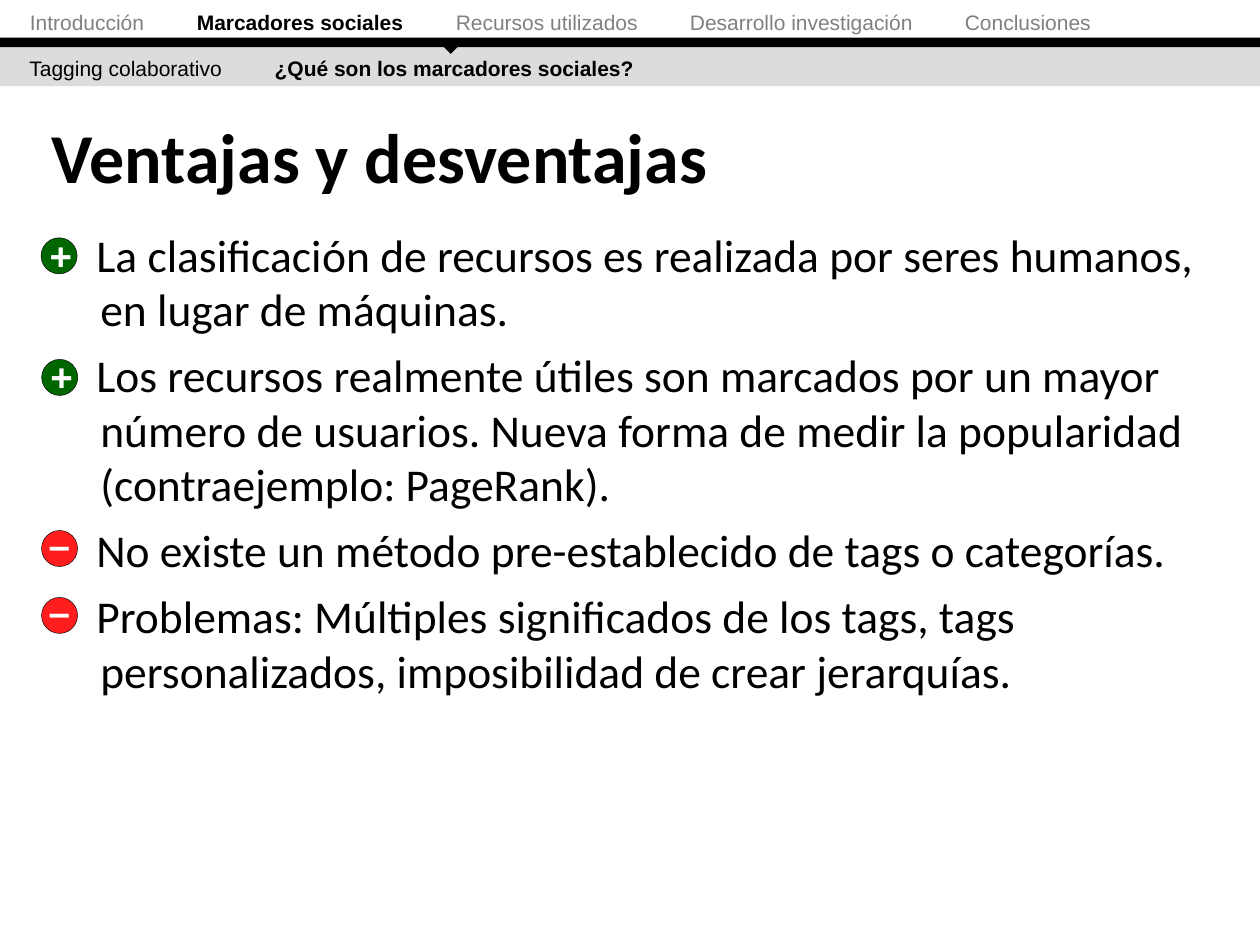
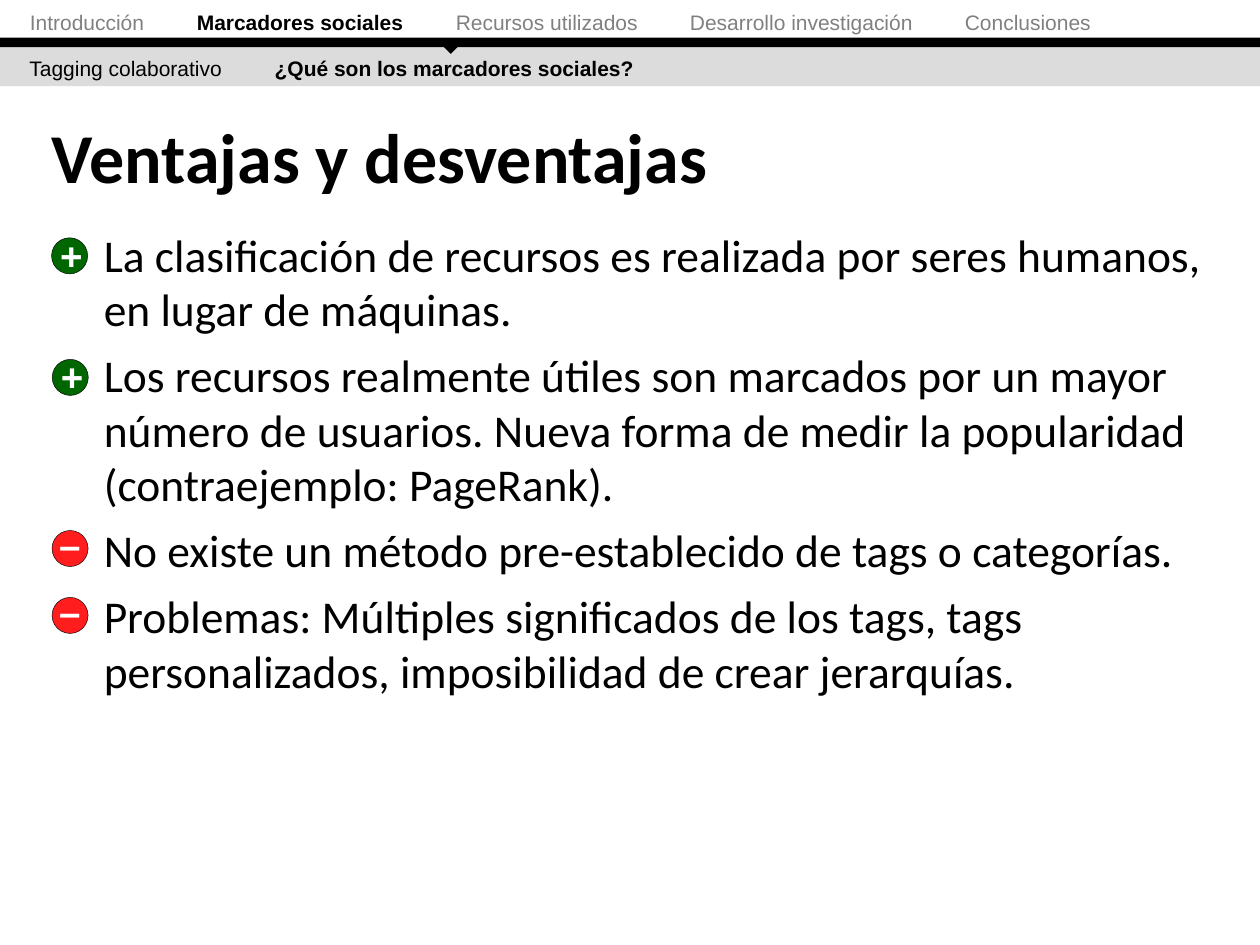
Before and after one commit to ak907kenai/nicotournetesis, a slide deck: slide 16 of docs_trunk/Nicolás Tourné - Presentación Tesis (v2).ppt. Drawn at 1260x945 pixels with LibreOffice and Linux fonts; fonts in the diff are those of the drawing. Boxes give left, top, right and bottom in pixels: in the first picture for what was removed or moved away, otherwise in the second. Text is boxed around its words. In the diff, an @@ line names an element or a change of style, - is before the commit and + after.

```diff
--- a/docs_trunk/Nicolás Tourné - Presentación Tesis (v2).ppt
+++ b/docs_trunk/Nicolás Tourné - Presentación Tesis (v2).ppt
@@ text at bbox=[104, 240, 1200, 696]: text changed @@
-+ La clasificación de recursos es realizada por seres humanos, en lugar de máquinas.
-+ Los recursos realmente útiles son marcados por un mayor número de usuarios. Nueva forma de medir la popularidad (contraejemplo: PageRank).
-– No existe un método pre-establecido de tags o categorías.
-– Problemas: Múltiples significados de los tags, tags personalizados, imposibilidad de crear jerarquías.
+La clasificación de recursos es realizada por seres humanos, en lugar de máquinas.
+Los recursos realmente útiles son marcados por un mayor número de usuarios. Nueva forma de medir la popularidad (contraejemplo: PageRank).
+No existe un método pre-establecido de tags o categorías.
+Problemas: Múltiples significados de los tags, tags personalizados, imposibilidad de crear jerarquías.
@@ 4 ellipses, 4 texts: place and size @@
-4 ellipses, 4 texts at bbox=[26, 226, 92, 641]
+4 ellipses, 4 texts at bbox=[38, 226, 103, 641]
```
Also in this commit, not shown: 2 other slides changed.
